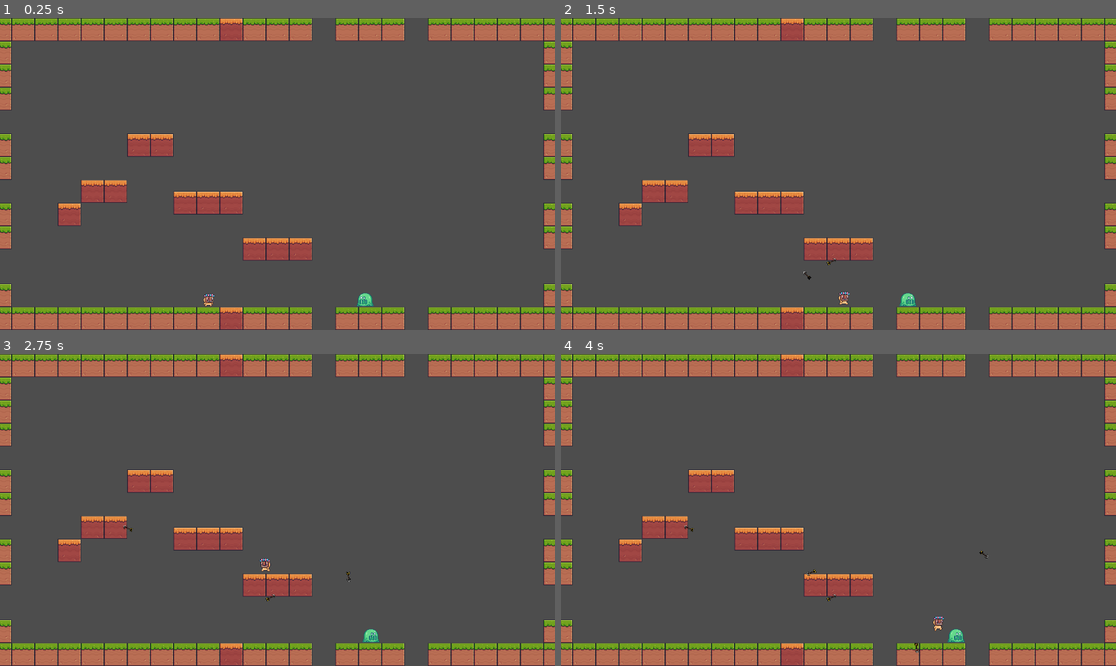
Above: before the commit, frames 1-4 (two rows, left to right).
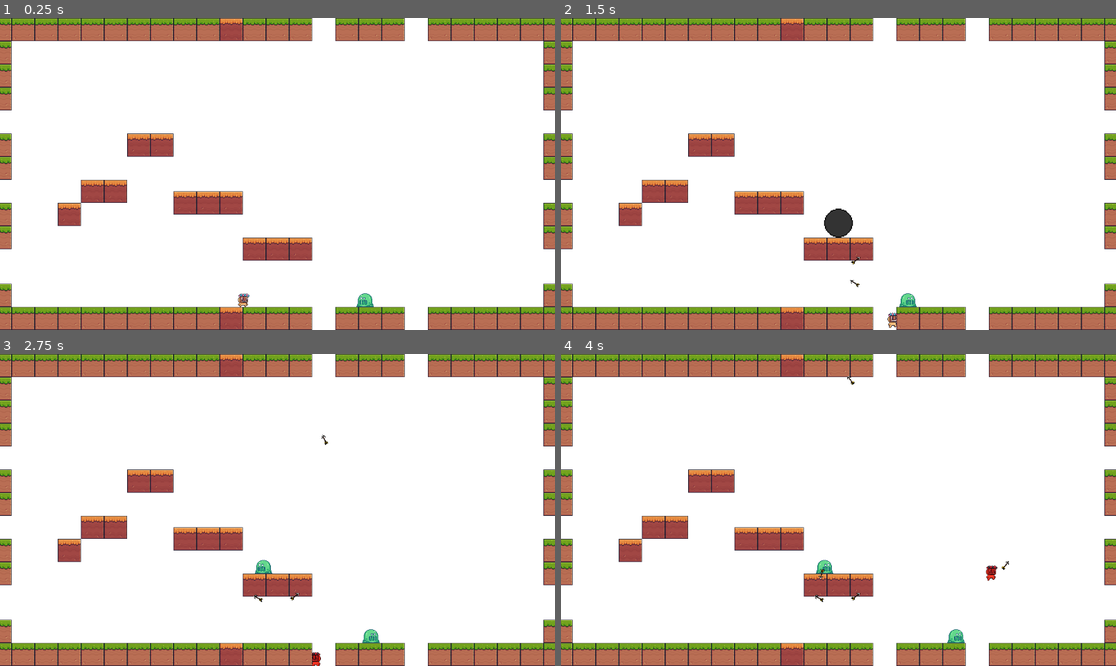
Above: after the commit, the same moments.

Repository: RiverCrab42/Shader-Drawing-learning-scenes
Game: Godot game, scene res://scenes/example/level1.tscn
Same seed, same stepped clock (60 frames per second), same inputs: the game is played once before the commit and once after it. The project has no main scene, so this scene is started directly.
Inputs (mouse positions are in pixels of both pictures, inside the frame that each line leads up to):
- Up to frame 1 (0.25 s): no input
- Up to frame 2 (1.5 s): move the mouse to (960, 158) at 0.52 s; hold D (move_right) from 0.53 s (still down); click (960, 158) at 0.6 s; tap W (jump) at 0.77 s; move the mouse to (727, 189) at 1.27 s; click (727, 189) at 1.35 s
- Up to frame 3 (2.75 s): tap W (jump) at 1.52 s; move the mouse to (333, 441) at 2.02 s; release D (move_right) at 2.03 s; hold A (move_left) from 2.03 s (still down); click (333, 441) at 2.1 s
- Up to frame 4 (4 s): move the mouse to (810, 572) at 2.77 s; release A (move_left) at 2.78 s; hold D (move_right) from 2.78 s (still down); click (810, 572) at 2.85 s; tap W (jump) at 3.02, 3.77 s; move the mouse to (1005, 556) at 3.52 s; click (1005, 556) at 3.6 s

The runs differ from the first frame. In frame 1, 81% of the frame differs, in the area x 0-100%, y 0-100%; in frame 2, 81%; in frame 3, 81%; in frame 4, 81%.

Commit message:
Добавил per-instance анимацию для slime и портал, а также время неуязвимости между ударами

Diff:
--- a/intermidiate_project/scenes/enemies/ghost_idle.tscn
+++ b/intermidiate_project/scenes/enemies/ghost_idle.tscn
@@ -87,11 +87,14 @@
 
 [node name="Ghost Idle" type="AnimatedSprite2D"]
 texture_filter = 1
+position = Vector2(0, 15)
 sprite_frames = SubResource("SpriteFrames_jjup5")
 animation = &"idle"
+offset = Vector2(0, -15)
 script = ExtResource("2_mu7b7")
 
 [node name="Area2D" type="Area2D" parent="."]
+position = Vector2(0, -15)
 script = ExtResource("3_isgci")
 
 [node name="CollisionShape2D" type="CollisionShape2D" parent="Area2D"]
--- a/intermidiate_project/scenes/enemies/slime.tscn
+++ b/intermidiate_project/scenes/enemies/slime.tscn
@@ -1,7 +1,31 @@
-[gd_scene load_steps=19 format=3 uid="uid://bihrtr6avjvul"]
+[gd_scene load_steps=21 format=3 uid="uid://bihrtr6avjvul"]
 
 [ext_resource type="Texture2D" uid="uid://b70fjt8quj86a" path="res://assets/sprite_pack/Enemies/Slime/Idle-Run (44x30).png" id="1_rldp6"]
 [ext_resource type="Script" uid="uid://c7msoxsv23pxm" path="res://scripts/slime.gd" id="2_ahq63"]
+
+[sub_resource type="Shader" id="Shader_ahq63"]
+code = "shader_type canvas_item;
+
+instance uniform float hit = 0.0;
+
+void vertex() {
+	if (hit > 0.5) {
+		//Some code here
+	}
+}
+
+void fragment() {
+	// Called for every pixel the material is visible on.
+}
+
+//void light() {
+//	// Called for every pixel for every light affecting the CanvasItem.
+//	// Uncomment to replace the default light processing function with this one.
+//}
+"
+
+[sub_resource type="ShaderMaterial" id="ShaderMaterial_ahq63"]
+shader = SubResource("Shader_ahq63")
 
 [sub_resource type="AtlasTexture" id="AtlasTexture_ahq63"]
 atlas = ExtResource("1_rldp6")
@@ -86,12 +110,36 @@
 
 [sub_resource type="Animation" id="Animation_ahq63"]
 resource_name = "hit"
+tracks/0/type = "value"
+tracks/0/imported = false
+tracks/0/enabled = true
+tracks/0/path = NodePath(".:instance_shader_parameters/hit")
+tracks/0/interp = 1
+tracks/0/loop_wrap = true
+tracks/0/keys = {
+"times": PackedFloat32Array(0, 1),
+"transitions": PackedFloat32Array(1, 1),
+"update": 0,
+"values": [1.0, 0.0]
+}
 
 [sub_resource type="Animation" id="Animation_4h4y0"]
 resource_name = "die"
 
 [sub_resource type="Animation" id="Animation_b58ev"]
 length = 0.001
+tracks/0/type = "value"
+tracks/0/imported = false
+tracks/0/enabled = true
+tracks/0/path = NodePath(".:instance_shader_parameters/hit")
+tracks/0/interp = 1
+tracks/0/loop_wrap = true
+tracks/0/keys = {
+"times": PackedFloat32Array(0),
+"transitions": PackedFloat32Array(1),
+"update": 0,
+"values": [1.0]
+}
 
 [sub_resource type="AnimationLibrary" id="AnimationLibrary_b58ev"]
 _data = {
@@ -102,31 +150,36 @@
 
 [node name="Slime" type="AnimatedSprite2D"]
 texture_filter = 1
+material = SubResource("ShaderMaterial_ahq63")
+instance_shader_parameters/hit = 1.0
+position = Vector2(0, 15)
 sprite_frames = SubResource("SpriteFrames_jjup5")
 frame = 9
 frame_progress = 0.0675746
+offset = Vector2(0, -15)
 script = ExtResource("2_ahq63")
 
 [node name="Area2D" type="Area2D" parent="."]
+position = Vector2(0, -15)
 
 [node name="CollisionShape2D" type="CollisionShape2D" parent="Area2D"]
 position = Vector2(0, 3)
 shape = SubResource("RectangleShape2D_wfyvu")
 
 [node name="RightRay" type="RayCast2D" parent="."]
-position = Vector2(0, 3)
+position = Vector2(0, -12)
 target_position = Vector2(19, 0)
 
 [node name="LeftRay" type="RayCast2D" parent="."]
-position = Vector2(0, 3)
+position = Vector2(0, -12)
 target_position = Vector2(-19, 0)
 
 [node name="DownRightRay" type="RayCast2D" parent="."]
-position = Vector2(19, 3)
+position = Vector2(19, -12)
 target_position = Vector2(0, 18)
 
 [node name="DownLeftRay" type="RayCast2D" parent="."]
-position = Vector2(-19, 3)
+position = Vector2(-19, -12)
 target_position = Vector2(0, 18)
 
 [node name="AnimationPlayer" type="AnimationPlayer" parent="."]
--- /dev/null
+++ b/intermidiate_project/scenes/enemies/spawn.tscn
@@ -0,0 +1,28 @@
+[gd_scene load_steps=5 format=3 uid="uid://dfdumbiw2e5jb"]
+
+[ext_resource type="Script" uid="uid://p7fogykvmaga" path="res://scripts/enemies/spawn.gd" id="1_6o2ki"]
+[ext_resource type="Texture2D" uid="uid://qi5f75nsuidf" path="res://assets/sprite_pack/Enemies/Portal/portal.png" id="1_7l1mj"]
+
+[sub_resource type="Animation" id="Animation_6o2ki"]
+resource_name = "summon"
+
+[sub_resource type="AnimationLibrary" id="AnimationLibrary_dqefk"]
+_data = {
+&"summon": SubResource("Animation_6o2ki")
+}
+
+[node name="Spawn" type="Node2D"]
+script = ExtResource("1_6o2ki")
+
+[node name="Sprite2D" type="Sprite2D" parent="."]
+texture_filter = 1
+position = Vector2(0, -30)
+scale = Vector2(0.2, 0.2)
+texture = ExtResource("1_7l1mj")
+region_enabled = true
+region_rect = Rect2(40, 10, 300, 300)
+
+[node name="AnimationPlayer" type="AnimationPlayer" parent="."]
+libraries = {
+&"": SubResource("AnimationLibrary_dqefk")
+}
--- a/intermidiate_project/scenes/example/level1.tscn
+++ b/intermidiate_project/scenes/example/level1.tscn
@@ -1,14 +1,16 @@
-[gd_scene load_steps=5 format=3 uid="uid://l3il2yp68r6u"]
+[gd_scene load_steps=6 format=3 uid="uid://l3il2yp68r6u"]
 
 [ext_resource type="PackedScene" uid="uid://do1aqnosnk0bn" path="res://scenes/assets/terrain/dirt.tscn" id="1_q4lcn"]
 [ext_resource type="PackedScene" uid="uid://4ir5vnwhhjvj" path="res://scenes/assets/terrain/dirt_orange.tscn" id="2_dt51k"]
 [ext_resource type="PackedScene" uid="uid://bdn2w2lglevw1" path="res://scenes/player/character_mask.tscn" id="3_x20b1"]
+[ext_resource type="PackedScene" uid="uid://dfdumbiw2e5jb" path="res://scenes/enemies/spawn.tscn" id="5_fcrv7"]
 [ext_resource type="PackedScene" uid="uid://bihrtr6avjvul" path="res://scenes/enemies/slime.tscn" id="5_x20b1"]
 
 [node name="Node2D" type="Node2D"]
+position = Vector2(72, 168)
 
 [node name="CharacterBody2D" parent="." instance=ExtResource("3_x20b1")]
-position = Vector2(432, 528)
+position = Vector2(432, 401)
 coyote_time = 0.2
 
 [node name="Terrain" type="Node" parent="."]
@@ -238,4 +240,19 @@
 [node name="Enemies" type="Node" parent="."]
 
 [node name="Slime" parent="Enemies" instance=ExtResource("5_x20b1")]
-position = Vector2(768, 584)
+position = Vector2(768, 600)
+frame_progress = 0.122498
+
+[node name="Spawn" parent="Enemies" instance=ExtResource("5_fcrv7")]
+position = Vector2(576, 456)
+enemy_type = "slime"
+spawn_time = 1.0
+
+[node name="ParallaxBackground" type="ParallaxBackground" parent="."]
+
+[node name="ColorRect" type="ColorRect" parent="ParallaxBackground"]
+anchors_preset = 15
+anchor_right = 1.0
+anchor_bottom = 1.0
+grow_horizontal = 2
+grow_vertical = 2
--- a/intermidiate_project/scripts/character.gd
+++ b/intermidiate_project/scripts/character.gd
@@ -16,6 +16,7 @@
 
 var lastOnFloor = 0.0
 var lastShot = 0.0
+var lastHit = 0.0
 var level_viewport : Vector2i
 
 const arrow_offset : float = 5.0
@@ -25,6 +26,7 @@
 	level_viewport = get_viewport_rect().size
 
 func _physics_process(delta: float) -> void:
+	lastHit += delta
 	# Add the gravity.
 	if not is_on_floor():
 		velocity += Vector2(0.0, gravity * delta)
@@ -94,3 +96,4 @@
 func get_hit() -> void:
 	animation_player.play("hit")
 	GlobalSignals.took_damage
+	lastHit = 0.0
--- a/intermidiate_project/scripts/enemies/ghost_enemy.gd
+++ b/intermidiate_project/scripts/enemies/ghost_enemy.gd
@@ -11,5 +11,4 @@
 
 # Called every frame. 'delta' is the elapsed time since the previous frame.
 func _process(delta: float) -> void:
-	var direction = (player.global_position - global_position).normalized()
-	global_position += speed * direction * delta
+	pass
--- /dev/null
+++ b/intermidiate_project/scripts/enemies/spawn.gd
@@ -0,0 +1,41 @@
+extends Node2D
+
+@onready var animation_player: AnimationPlayer = $AnimationPlayer
+
+const SLIME = preload("res://scenes/enemies/slime.tscn")
+const GHOST_IDLE = preload("res://scenes/enemies/ghost_idle.tscn")
+
+@export_enum("slime", "ghost") var enemy_type : String
+@export var spawn_time : float
+
+var time : float
+
+var activated : bool
+# Called when the node enters the scene tree for the first time.
+func _ready() -> void:
+	visible = false
+
+	pass # Replace with function body.
+
+
+# Called every frame. 'delta' is the elapsed time since the previous frame.
+func _process(delta: float) -> void:
+	time += delta
+	if time > spawn_time:
+		visible = true
+		activated = true
+		animation_player.play("summon")
+		animation_player.animation_finished.connect(summon)
+
+func summon(anim_name : String) -> void:
+	match enemy_type:
+		"slime":
+			var slime = SLIME.instantiate()
+			get_tree().root.add_child(slime)
+			slime.global_position = global_position
+			queue_free()
+		"ghost":
+			var ghost = GHOST_IDLE.instantiate()
+			get_tree().root.add_child(ghost)
+			ghost.global_position = global_position
+			queue_free()
Binary file added: intermidiate_project/assets/sprite_pack/Enemies/Portal/portal.png
